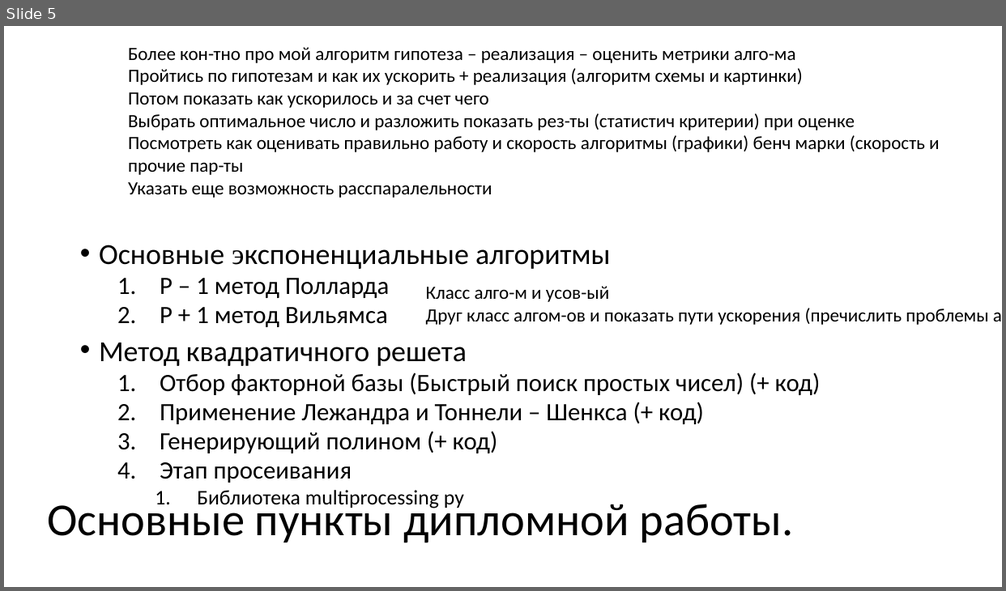
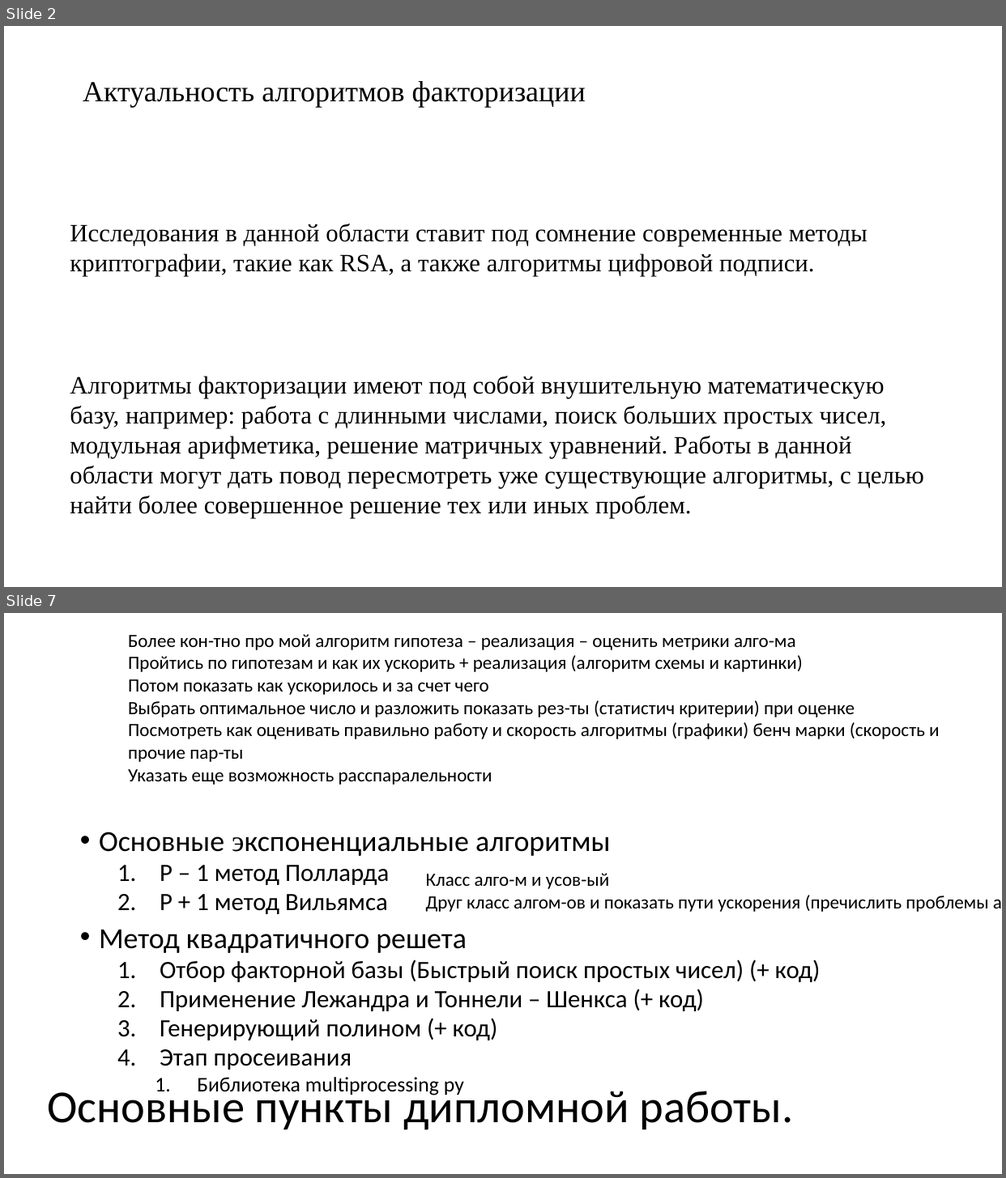
Before and after one commit to pagamov/VKR, a slide deck: Павел Гамов 10.3.22.pptx. Shown one above the other, each under a label of ours: slide 5 before the commit, slides 2 and 7 after it; the slides between them are not shown. The pictures are 1006x591 and 1006x1178 pixels, drawn with LibreOffice and Linux fonts; fonts in the diff are those of the drawing. Boxes give left, top, right and bottom in pixels: in the first picture for what was removed or moved away, otherwise in the second. Text is boxed around its words. In the diff, an @@ line names an element or a change of style, - is before the commit and + after.

```diff
--- a/Павел Гамов 10.3.22.pptx
+++ b/Павел Гамов 10.3.22.pptx
@@ slide 2 added at <box>4,26,1002,587</box>, background #FFFFFF @@
@@ title added at <box>83,81,586,107</box>, 28 pt, text #000000 @@
+Актуальность алгоритмов факторизации
@@ text added at <box>70,224,867,276</box>, 24 pt, text #000000 @@
+Исследования в данной области ставит под сомнение современные методы криптографии, такие как RSA, а также алгоритмы цифровой подписи.
@@ text added at <box>70,376,924,518</box>, 24 pt, text #000000 @@
+Алгоритмы факторизации имеют под собой внушительную математическую базу, например: работа с длинными числами, поиск больших простых чисел, модульная арифметика, решение матричных уравнений. Работы в данной области могут дать повод пересмотреть уже существующие алгоритмы, с целью найти более совершенное решение тех или иных проблем.
@@ what was slide 5 is now slide 7 @@
```
Also in this commit, not shown: 2 slides changed, 3 other slides added, 2 slides removed, 2 other files.
